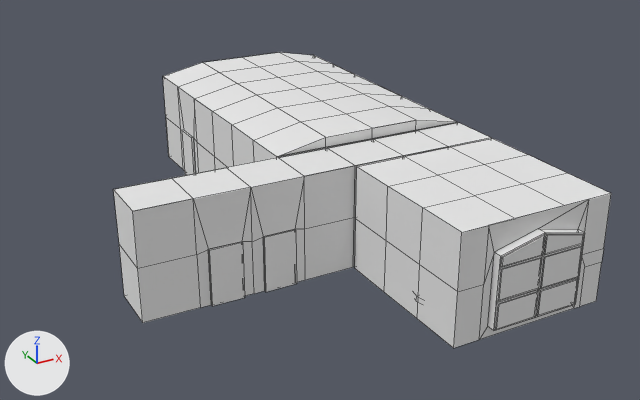
Two versions of the OBJ model dist/data/maps/ggflat/model.obj, one commit apart.
Camera for both pictures: a camera (50 mm lens) standing at (-1498.0, -3879.0, 1534.0) and looking at (25.0, -1110.0, 149.0). Arrows for +X, +Y and +Z are at lower left; the lights stay in place. Mesh edges are drawn as thin lines. Where no turn or scale is listed for an object, it has been applied to the vertices. Vertices at the same position are counted once.

The first picture shows 'Ноль_объект', 'Ноль_объект.3', 'Ноль_объект.4', 'Объект_Плоскость', 'Объект_Плоскость.10', 'Объект_Плоскость.11', 'Объект_Плоскость.16', 'Объект_Плоскость.18', 'Объект_Плоскость.27', 'Объект_Плоскость.28', 'Объект_Плоскость.29', 'Объект_Плоскость.32', 'Объект_Плоскость.7'.
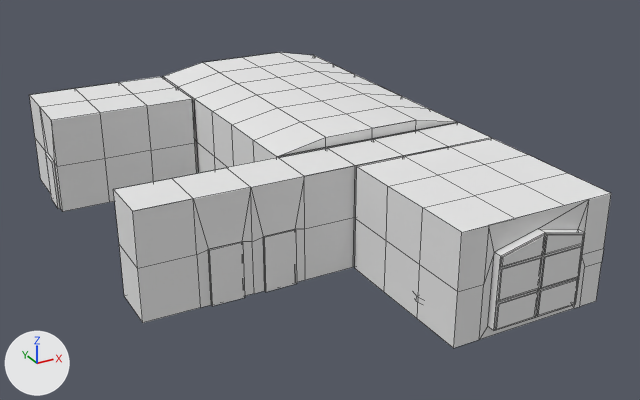
Edits to the bpy script that builds the scene:
```text
Change me_ноль_объект:
    where me_ноль_объект.from_pydata(...)  # 8 vertices, 5 faces; spans x -210.0..-200.0, y -360.0..-240.0, z 0.0..210.0
    used by ob_ноль_объект; location = (0.0, 0.0, 0.0)
    verts and faces of me_ноль_объект; kept vertices keep their numbers, new ones are numbered from 8
    before: 0 (-200.0, -240.0, 0.0), 1 (-200.0, -240.0, 210.0) at pixel (183, 129), 2 (-200.0, -360.0, 210.0) at pixel (193, 137), 3 (-210.0, -360.0, 210.0) at pixel (191, 137), 4 (-210.0, -240.0, 210.0) at pixel (181, 130)
    before: 5 (-210.0, -240.0, 0.0) at pixel (184, 173), 6 (-200.0, -360.0, 0.0), 7 (-210.0, -360.0, 0.0)
    remove me_ноль_объект.materials.append(mat_textures_flatpack_wallold2)  # white #e7e7e7
    remove me_ноль_объект.materials.append(mat_textures_flatpack_wallold)  # white #e7e7e7
    me_ноль_объект part 1
    add delete_vertices([*range(0, 8)])  # with the faces that use them
    me_ноль_объект part 2
    add verts[8] = (-820.0, -360.0, 210.0)  # pixel (51, 162)
    add verts[9] = (-820.0, -240.0, 210.0)  # pixel (45, 153)
    add verts[10] = (-820.0, -240.0, 0.0)  # pixel (51, 198)
    add verts[11] = (-820.0, -360.0, 0.0)  # pixel (57, 208)
    add for new, old in zip([*range(12, 16)], [*range(8, 12)]): verts[new] = verts[old] + (10.0, 0.0, 0.0)
    add faces += [(8, 12, 15, 11), (8, 9, 13, 12), (9, 10, 14, 13)]  # mat_textures_flatpack_wallold3 (white #e7e7e7)
    add faces += [(10, 11, 15, 14)]  # mat_textures_flatpack_planks4 (white #e7e7e7)
    add faces += [(8, 11, 10, 9)]  # mat_textures_flatpack_doorwood (white #e7e7e7)
    add me_ноль_объект.materials.append(mat_textures_flatpack_wallold3)  # white #e7e7e7
Add me_объект_плоскость_37:
    me_объект_плоскость_37.from_pydata(...)  # 38 vertices, 26 faces; spans x -810.0..-210.0, y -400.0..0.0, z 0.0..400.0
    me_объект_плоскость_37.materials.append(mat_textures_flatpack_wallold3)  # white #e7e7e7
Add me_объект_плоскость_34:
    me_объект_плоскость_34.from_pydata([(-410.0, -400.0, 400.0), (-610.0, -400.0, 400.0), (-410.0, 0.0, 400.0), (-810.0, -400.0, 400.0), (-810.0, -200.0, 400.0), (-810.0, 0.0, 400.0), (-610.0, -200.0, 400.0), (-610.0, 0.0, 400.0), (-410.0, -200.0, 400.0), (-410.0, 0.0, 400.0), (-210.0, -400.0, 400.0), (-210.0, -200.0, 400.0), (-210.0, 0.0, 400.0)], [], [(4, 6, 1, 3), (5, 7, 6, 4), (6, 8, 0, 1), (7, 2, 8, 6), (8, 11, 10, 0), (9, 12, 11, 8)])
    me_объект_плоскость_34.materials.append(mat_textures_stone_concrete)  # white #e7e7e7
Add ob_объект_плоскость_37:
    ob_объект_плоскость_37 = bpy.data.objects.new('Объект_Плоскость.37', me_объект_плоскость_37)
    ob_объект_плоскость_37.location = (0.0, 0.0, 0.0)
Add ob_объект_плоскость_34:
    ob_объект_плоскость_34 = bpy.data.objects.new('Объект_Плоскость.34', me_объект_плоскость_34)
    ob_объект_плоскость_34.location = (0.0, 0.0, 0.0)
```

Pixel boxes (x1, y1, x2, y2) of what changed, in the pictures (640 x 400 px):
'Объект_Плоскость.37', added: after (29, 95, 197, 211)
'Объект_Плоскость.34', added: after (30, 77, 192, 120)
'Ноль_объект', reshaped: before (182, 130, 196, 175); after (45, 153, 60, 209)
part 1 of me_ноль_объект, deleted: before (182, 130, 196, 175)
part 2 of me_ноль_объект, added: after (45, 153, 60, 209)
